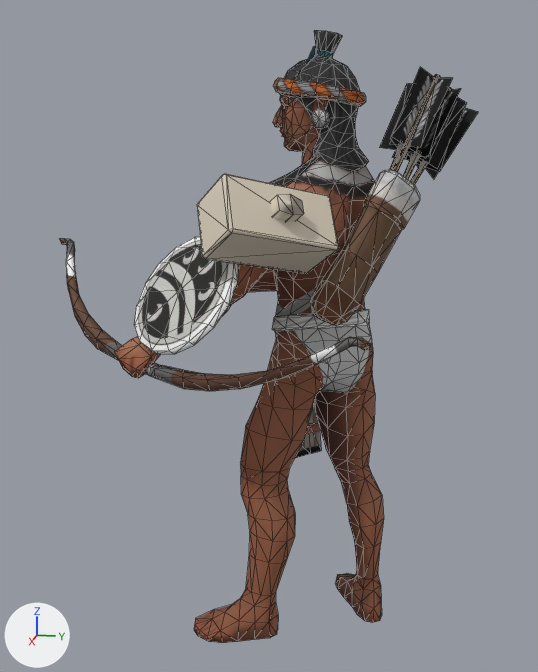
A saved change to the glTF model public/assets/unit-models/163-tequihuaarcher.glb.
Before and after are seen from a camera (50 mm lens) standing at (2.54, 0.34, 1.75) and looking at (0.08, -0.15, 1.13). Every picture has the same lights, and +X, +Y and +Z are marked at lower left. The older version comes first. Mesh edges are drawn as thin lines. Vertices at exactly the same position are counted once.
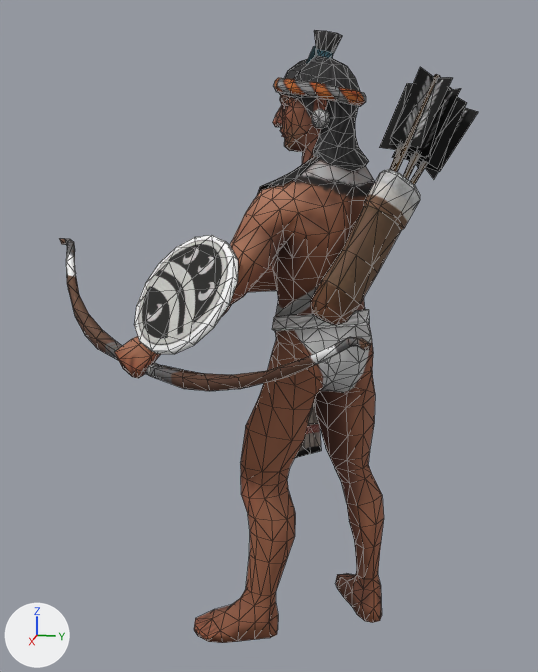
The change in detail:
me_mesh_0 is used by ob_mesh_0; location (0.0, 0.0, 0.0).
me_mesh_0 had 1506 vertices, 2828 faces and spanned x -0.32..0.54, y -1.02..0.51, z -0.02..2.13.
me_mesh_0 now has 1470 vertices, 2764 faces and spans x -0.32..0.51, y -1.02..0.51, z -0.02..2.13.
me_mesh_0 part 1: the loose piece of 24 vertices spanning x 0.12..0.54, y -0.32..0.11, z 1.38..1.69 is deleted.
me_mesh_0 part 2: the loose piece of 12 vertices spanning x -0.02..0.45, y -0.49..0.01, z 1.21..1.63 is deleted.
me_mesh_0 no longer uses material mat_material_4 (pale yellow #ddd1bf).

Location of each change, (x1, y1, x2, y2) in pixels of the pictures (538 x 672 px):
part 1 of me_mesh_0, deleted (pale yellow): before (197, 174, 339, 273)
part 2 of me_mesh_0, deleted (pale yellow): before (270, 194, 304, 222)
